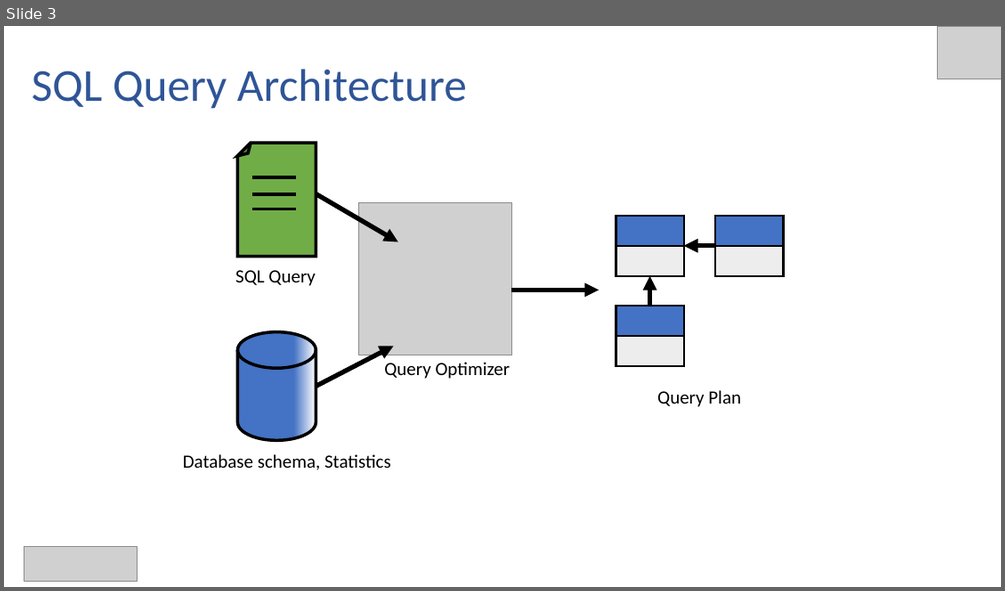
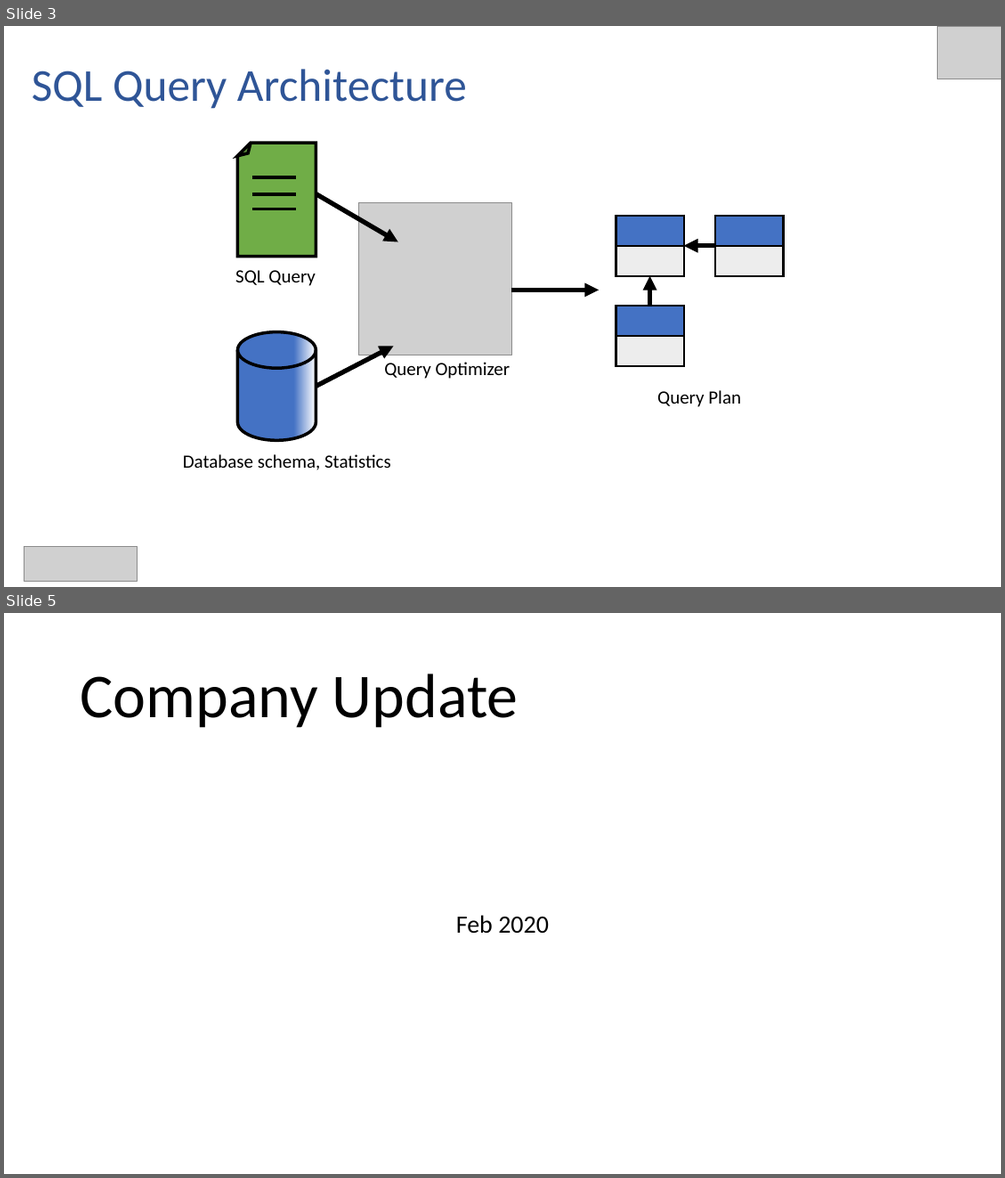
Before and after one commit to phil-a10/Talks, a slide deck: SQL Query Tips and Tricks/Data Relay/SQL Query Talk - Data Relay.pptx. Shown one above the other, each under a label of ours: slide 3 before the commit, slides 3 and 5 after it; the slides between them are not shown. The pictures are 1005x591 and 1005x1178 pixels, drawn with LibreOffice and Linux fonts; fonts in the diff are those of the drawing; grey boxes stand for pictures. Boxes give left, top, right and bottom in pixels: in the first picture for what was removed or moved away, otherwise in the second. Text is boxed around its words. In the diff, an @@ line names an element or a change of style, - is before the commit and + after.

```diff
--- a/SQL Query Tips and Tricks/Data Relay/SQL Query Talk - Data Relay.pptx
+++ b/SQL Query Tips and Tricks/Data Relay/SQL Query Talk - Data Relay.pptx
@@ slide 5 added at box(4, 613, 1001, 1174), background #FFFFFF @@
@@ title added at box(80, 674, 518, 728), 60 pt, text #000000 @@
+Company Update
@@ subtitle added at box(456, 915, 549, 933), 24 pt, text #000000 @@
+Feb 2020
```
Also in this commit, not shown: 1 slide changed, 1 other slide added, 6 other files.
